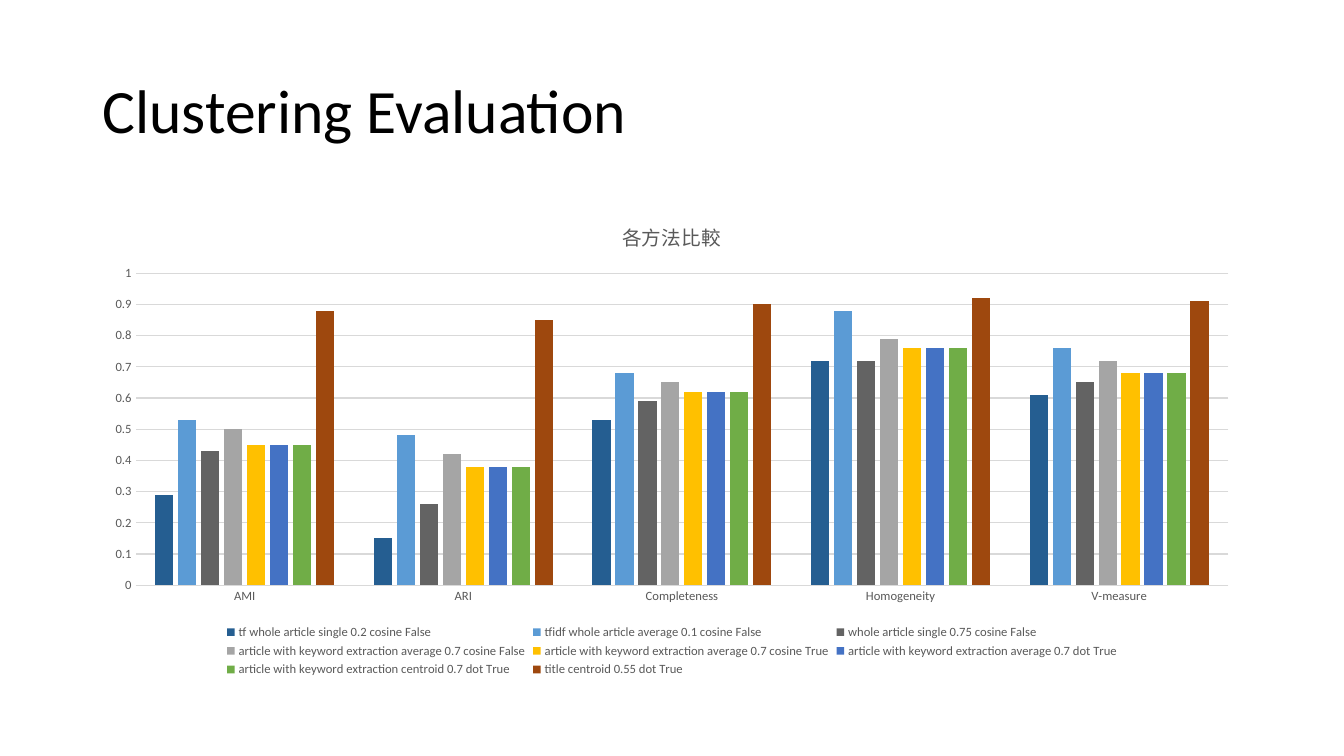
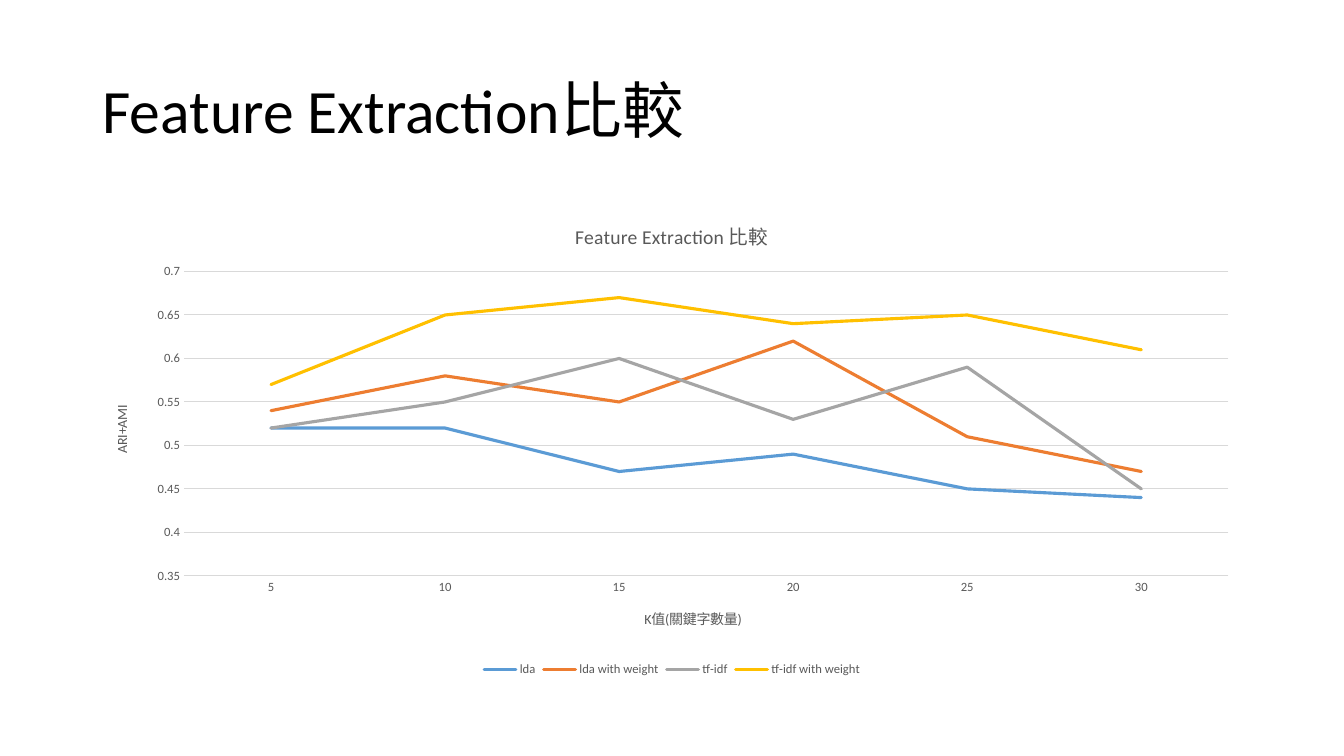
Before and after one commit to ZhongTing/HotTopicDetection, a slide deck: slide 28 of document/Hot-Topic-Detection.pptx. Drawn at 1344x756 pixels with LibreOffice and Linux fonts; fonts in the diff are those of the drawing. Boxes give left, top, right and bottom in pixels: in the first picture for what was removed or moved away, otherwise in the second. Text is boxed around its words. In the diff, an @@ line names an element or a change of style, - is before the commit and + after.

```diff
--- a/document/Hot-Topic-Detection.pptx
+++ b/document/Hot-Topic-Detection.pptx
@@ title at box(102, 82, 684, 138): text changed @@
-Clustering Evaluation
+Feature Extraction比較
@@ column chart at box(93, 202, 1252, 682) @@
@@ column chart to line chart @@
@@ title "各方法比較 " to "Feature Extraction 比較 " @@
-categories: AMI, ARI, Completeness, Homogeneity, V-measure
+categories: 5, 10, 15, 20, 25, 30
-tf whole article single 0.2 cosine False: 0.29, 0.15, 0.53, 0.72, 0.61
+lda: 0.52, 0.52, 0.47, 0.49, 0.45, 0.44
@@ colour of lda #255E91 to #5B9BD5 @@
-tfidf whole article average 0.1 cosine False: 0.53, 0.48, 0.68, 0.88, 0.76
+lda with weight: 0.54, 0.58, 0.55, 0.62, 0.51, 0.47
@@ colour of lda with weight #5B9BD5 to #ED7D31 @@
-whole article single 0.75 cosine False: 0.43, 0.26, 0.59, 0.72, 0.65
+tf-idf: 0.52, 0.55, 0.6, 0.53, 0.59, 0.45
@@ colour of tf-idf #636363 to #A5A5A5 @@
-article with keyword extraction average 0.7 cosine False: 0.5, 0.42, 0.65, 0.79, 0.72
+tf-idf with weight: 0.57, 0.65, 0.67, 0.64, 0.65, 0.61
@@ colour of tf-idf with weight #A5A5A5 to #FFC000 @@
-article with keyword extraction average 0.7 cosine True: 0.45, 0.38, 0.62, 0.76, 0.68
-article with keyword extraction average 0.7 dot True: 0.45, 0.38, 0.62, 0.76, 0.68
-article with keyword extraction centroid 0.7 dot True: 0.45, 0.38, 0.62, 0.76, 0.68
-title centroid 0.55 dot True: 0.88, 0.85, 0.9, 0.92, 0.91
@@ category axis title "" to "K值(關鍵字數量) " @@
@@ value axis title "" to "ARI+AMI " @@
@@ value axis changed @@
@@ bar spacing changed @@
```
Also in this commit, not shown: 9 other slides changed, 20 slides added, 20 slides removed.
